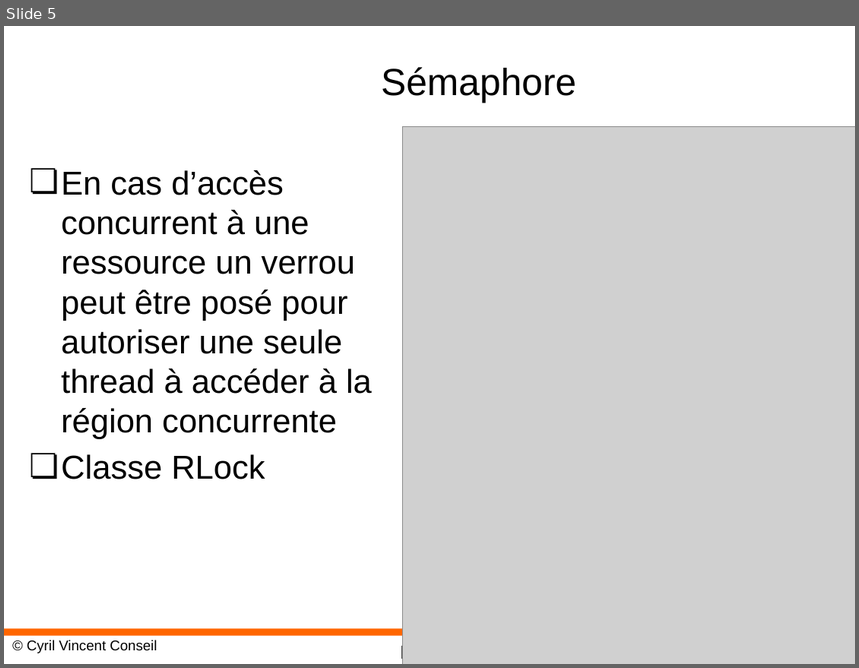
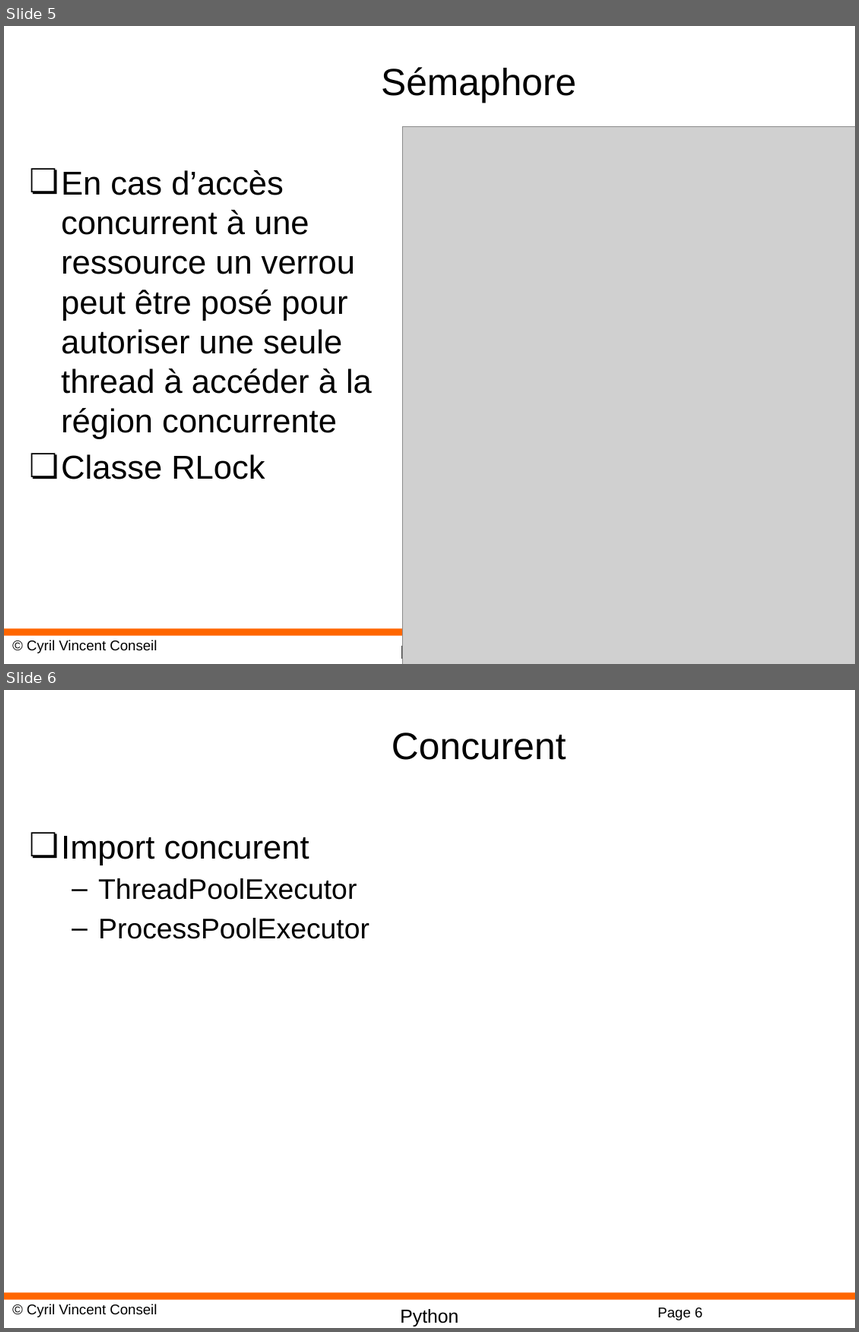
Before and after one commit to cyrilvincent/python-advanced, a slide deck: PPT/Python21-Threading.pptx. Shown one above the other, each under a label of ours: slide 5 before the commit, slides 5 and 6 after it. The pictures are 859x668 and 859x1332 pixels, drawn with LibreOffice and Linux fonts; fonts in the diff are those of the drawing; grey boxes stand for pictures; background and template pictures are left out. Boxes give left, top, right and bottom in pixels: in the first picture for what was removed or moved away, otherwise in the second. Text is boxed around its words. In the diff, an @@ line names an element or a change of style, - is before the commit and + after.

```diff
--- a/PPT/Python21-Threading.pptx
+++ b/PPT/Python21-Threading.pptx
@@ slide 6 added at (x1=4, y1=690, x2=855, y2=1328), background #FFFFFF; not listed: 3 template elements that a slide beside it also shows @@
@@ title added at (x1=392, y1=733, x2=566, y2=760), 32 pt, text #000000 @@
+Concurent
@@ text added at (x1=61, y1=836, x2=370, y2=939), 24 pt, text #000000 @@
+❏ Import concurent
+  – ThreadPoolExecutor
+  – ProcessPoolExecutor
@@ page number added at (x1=658, y1=1308, x2=702, y2=1321), 12 pt, text #000000 @@
+Page 6
```
Also in this commit, not shown: 7 slides removed, 33 other files.
